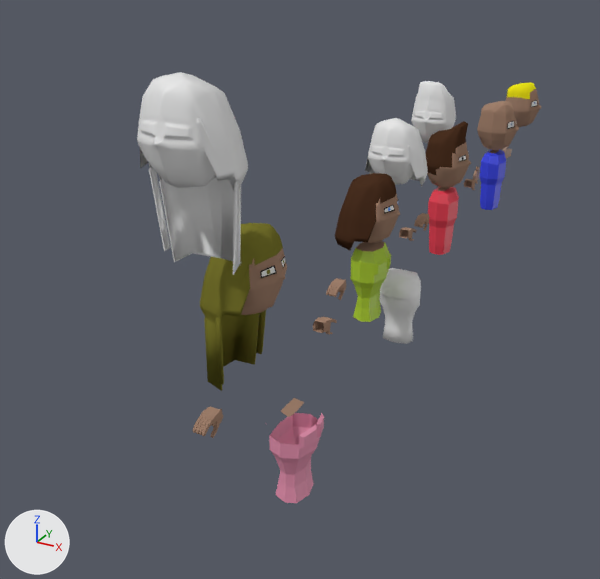
Two versions of the Blender file Assets/Low Poly Characters/Humans_Low_Poly(.blend).blend, one commit apart.
Both versions are drawn from a 50 mm lens placed at (17.1, -51.3, 24.0), pointed at (-4.9, -11.3, 4.0). The axes (+X, +Y, +Z) are drawn at lower left. The lights are the same throughout.

The first picture shows 'Body', 'Female 1.001', 'Female 1.002', 'Female 1.004', 'FemaleBody', 'FemaleBody.001', 'Head', 'Head.001', 'Head.002', 'Head.003', 'Head.004', 'Male 1'.
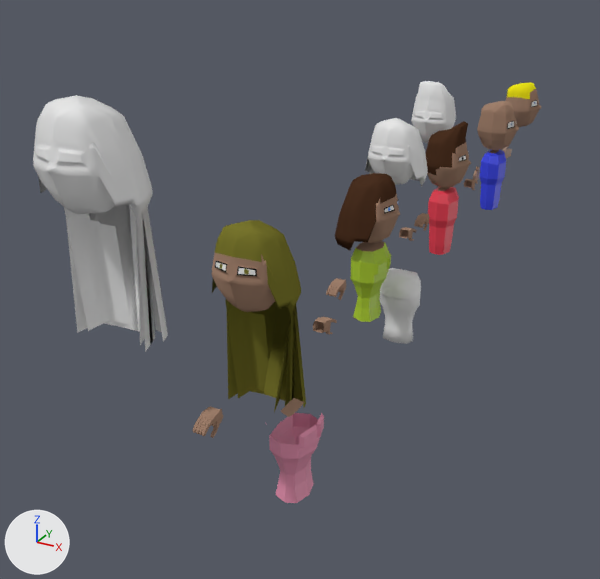
What differs and where, as boxes (x1, y1, x2, y2) in the pictures (600 x 579 px):
'Female 1.003', added: after (33, 95, 168, 352)
'Female 1.004', deleted: before (137, 72, 248, 275)
'Female 1.002', reshaped, moved (8% wider, 14% taller): before (200, 223, 287, 391); after (212, 220, 306, 412)

Patch to the scene script:
```diff
--- a/Assets/Low Poly Characters/Humans_Low_Poly(.blend).blend.py
+++ b/Assets/Low Poly Characters/Humans_Low_Poly(.blend).blend.py
@@ me_cube_014 @@
 # used by ob_female_1_002; location = (0.29, -24.92, 11.43)
-me_cube_014.from_pydata(...)  # 727 vertices, 710 faces; spans x -1.87..1.58, y -1.86..1.83, z -5.37..1.79
+me_cube_014.from_pydata(...)  # 735 vertices, 710 faces; spans x -1.83..1.97, y -1.58..1.8, z -7.11..1.79
+# me_cube_014 part 1: 722 vertices removed from x -1.87..1.58, y -1.86..1.83, z -5.37..1.78; 730 vertices added at x -1.83..1.97, y -1.58..1.8, z -7.11..1.78
 me_cube_014.materials.append(mat_color_cara_001)
@@ me_cube_020 @@
+me_cube_020.from_pydata(...)  # 723 vertices, 700 faces; spans x -1.83..1.97, y -1.58..1.8, z -7.11..1.79
+me_cube_020.polygons.foreach_set('use_smooth', [True] * 700)
@@ ob_female_1_002 @@
 ob_female_1_002 = bpy.data.objects.new('Female 1.002', me_cube_014)
-ob_female_1_002.location = (0.29, -24.92, 11.43)
+ob_female_1_002.location = (0.28, -24.95, 11.55)
@@ ob_female_1_004 @@
-ob_female_1_004 = bpy.data.objects.new('Female 1.004', me_cube_017)
-ob_female_1_004.location = (0.39, -28.99, 17.84)
@@ ob_female_1_003 @@
+ob_female_1_003 = bpy.data.objects.new('Female 1.003', me_cube_020)
+ob_female_1_003.location = (-1.77, -31.59, 17.33)
```
